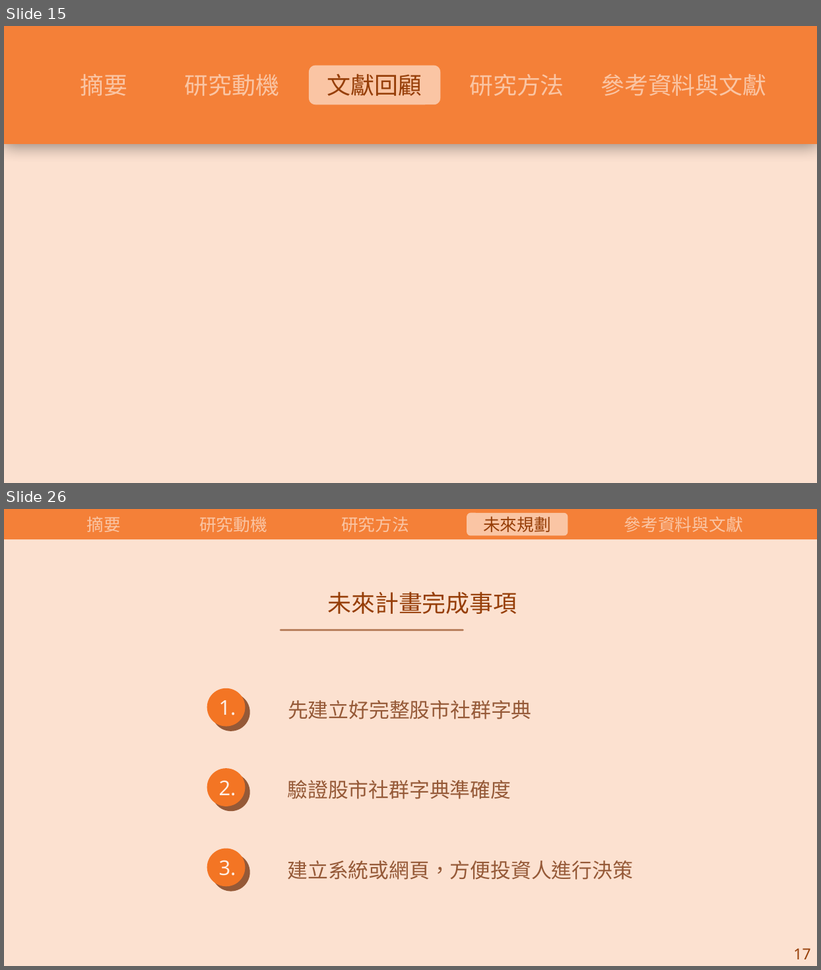
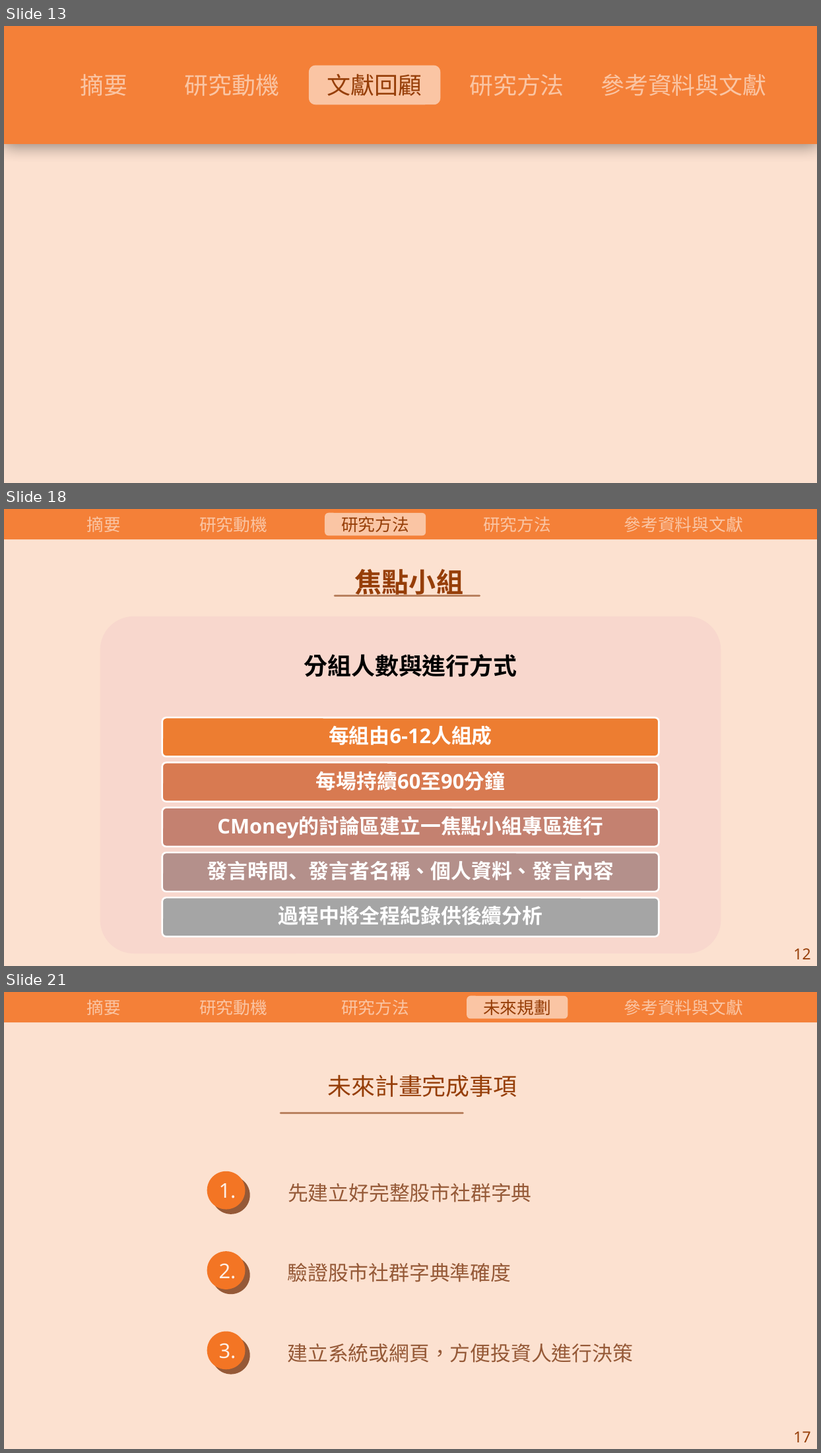
Before and after one commit to carina419/NTUST, a slide deck: 112-2/MI6006701 研究方法/研究方法期末報告.pptx. Shown one above the other, each under a label of ours: slides 15 and 26 before the commit, slides 13, 18 and 21 after it; the slides between them are not shown. The pictures are 821x970 and 821x1453 pixels, drawn with LibreOffice and Linux fonts; fonts in the diff are those of the drawing. Boxes give left, top, right and bottom in pixels: in the first picture for what was removed or moved away, otherwise in the second. Text is boxed around its words. In the diff, an @@ line names an element or a change of style, - is before the commit and + after.

```diff
--- a/112-2/MI6006701 研究方法/研究方法期末報告.pptx
+++ b/112-2/MI6006701 研究方法/研究方法期末報告.pptx
@@ slide 18 added at box(4, 509, 817, 966), background #FFFFFF @@
@@ rectangle added at box(4, 509, 817, 966), fill #FCE1D0 @@
@@ rectangle added at box(4, 509, 817, 539), fill #F48038 @@
@@ text added at box(87, 516, 121, 532), 20 pt, text #FAC5A4 @@
+摘要
@@ text added at box(199, 516, 267, 532), 20 pt, text #FAC5A4 @@
+研究動機
@@ rounded rectangle added at box(325, 513, 426, 536), fill #FAC5A4 @@
@@ text added at box(341, 516, 409, 532), 20 pt, text #963E08 @@
+研究方法
@@ text added at box(483, 516, 551, 532), 20 pt, text #FAC5A4 @@
+研究方法
@@ text added at box(624, 516, 743, 532), 20 pt, text #FAC5A4 @@
+參考資料與文獻
@@ text added at box(355, 569, 463, 597), 32 pt, text #963E08, bold @@
+焦點小組
@@ line added from (480, 595) to (335, 595), #B9815F 2.25 pt @@
@@ group added at box(100, 617, 721, 954): 6 rounded rectangles, 6 texts @@
+分組人數與進行方式
+每組由6-12人組成
+每場持續60至90分鐘
+CMoney的討論區建立一焦點小組專區進行
+發言時間、發言者名稱、個人資料、發言內容
+過程中將全程紀錄供後續分析
@@ text added at box(793, 949, 811, 960), 18 pt, text #963E08 @@
+12
@@ what was slide 15 is now slide 13 @@
@@ what was slide 26 is now slide 21 @@
```
Also in this commit, not shown: 10 slides changed, 5 other slides added, 17 slides removed, 1 other file.
